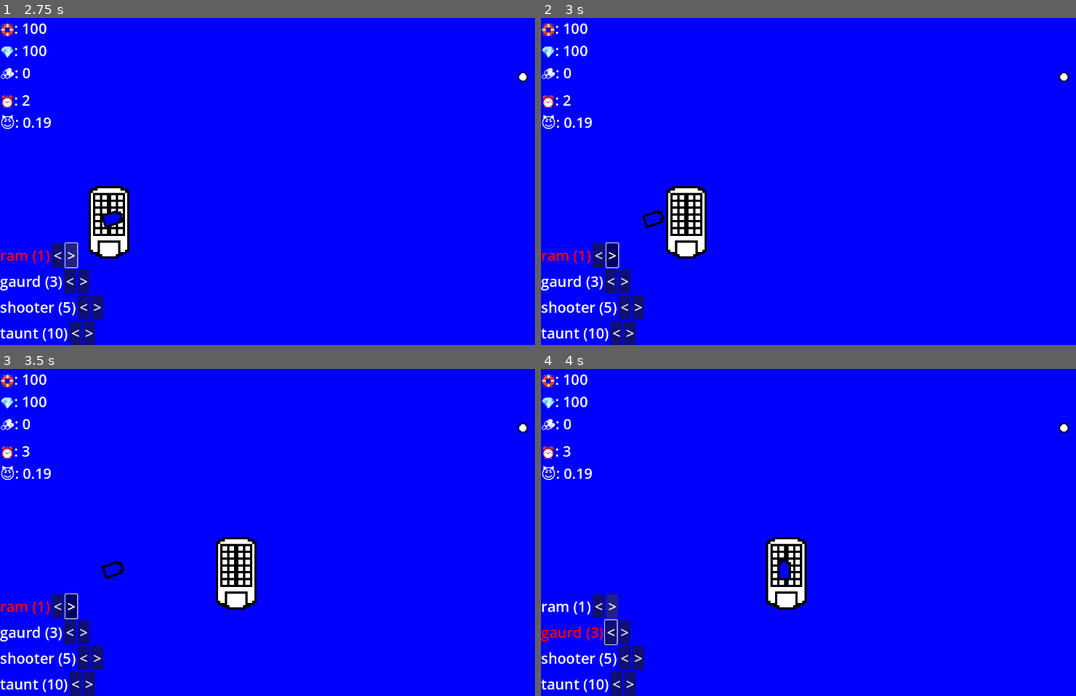
Above: before the commit, frames 1-4 (two rows, left to right).
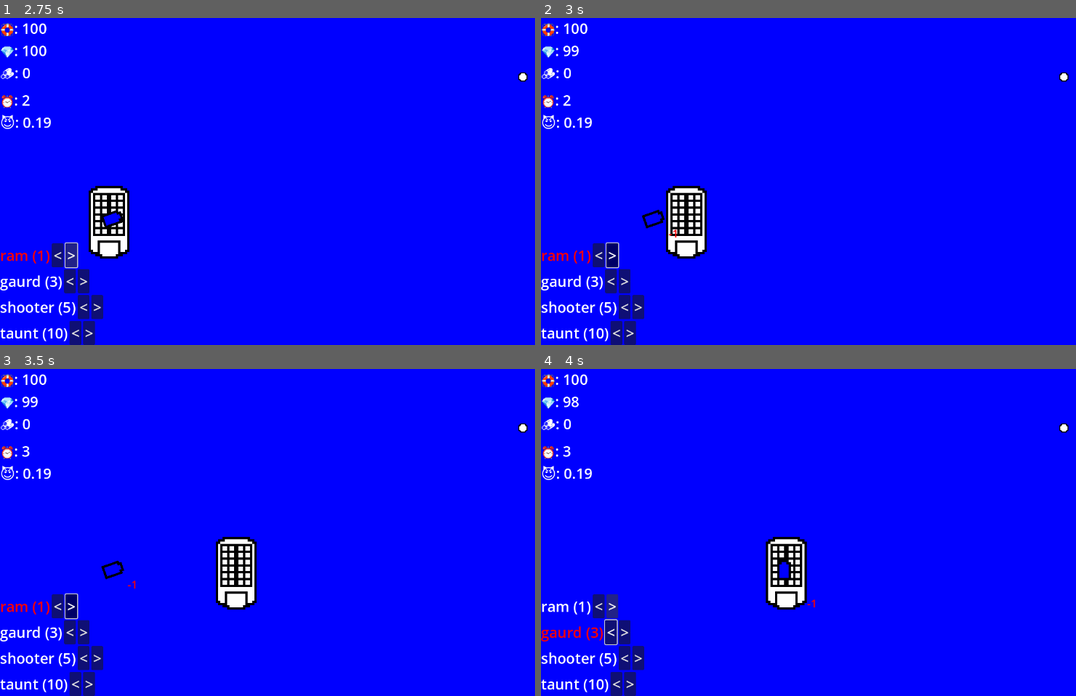
Above: after the commit, the same moments.

Repository: JoeyShapiro/ContainerCaptain
Game: Godot game, scene res://main.tscn
The game is run twice, just before and just after one commit, with the same random seed, the same clock (stepped at 60 frames per second) and the same inputs.
Inputs:
- Up to frame 1 (2.75 s): click "New Game" at 0.5 s; click "<" at 1.25 s; click ">" at 2 s
- Up to frame 2 (3 s): hold D (move_right) from 2.78 s (still down); hold Space (shoot) from 2.78 s (still down)
- Up to frame 3 (3.5 s): keep holding D (move_right); keep holding Space (shoot)
- Up to frame 4 (4 s): release D (move_right) at 3.53 s; release Space (shoot) at 3.53 s; hold Down (menu_down) from 3.53 s (still down); tap Space (shoot) at 3.6 s

Frame 1 is identical in both runs. In frame 2, 0.1% of the frame differs, in the area x 4-26%, y 8-68%; in frame 3, 0.1%; in frame 4, 0.1%, in the area x 4-52%, y 8-73%.
Error before the commit: Invalid access of index '0' on a base object of type: 'Array[Node]'. (res://main.gd:151)
Error after the commit: Invalid access of index '0' on a base object of type: 'Array[Node]'. (res://main.gd:148)

Commit message:
damage number on rent

Diff:
--- a/main.gd
+++ b/main.gd
@@ -2,7 +2,6 @@
 
 @export var mob_scene: PackedScene
 @export var droneRam_scene : PackedScene
-@export var damnum_scene : PackedScene
 @export var drone_options : Array[Dictionary]
 
 @export var sfx_collect_gold : AudioStream
@@ -30,6 +29,7 @@
   - stop moving or soemthing
 - damage numbers -
   - numbers of rent
+  - numbers between player and enemy (rotation)
 """
 
 # Called when the node enters the scene tree for the first time.
@@ -129,9 +129,6 @@
 
 func _on_player_hit():
 	$Hud.display_stats($Player.hull, $Player.gold, $Player.resources)
-	var damnum = damnum_scene.instantiate()
-	damnum.set_text($Player.position, 1)
-	add_child(damnum)
 
 func _on_player_stat_change():
 	$Hud.display_stats($Player.hull, $Player.gold, $Player.resources)
--- a/main.tscn
+++ b/main.tscn
@@ -1,11 +1,10 @@
-[gd_scene load_steps=11 format=3 uid="uid://daojnt5ue41f"]
+[gd_scene load_steps=10 format=3 uid="uid://daojnt5ue41f"]
 
 [ext_resource type="Script" path="res://main.gd" id="1_45dk6"]
 [ext_resource type="PackedScene" uid="uid://c1dggx807wm0g" path="res://player.tscn" id="1_ijd0x"]
 [ext_resource type="PackedScene" uid="uid://bwnudvv2w1r8r" path="res://pirateRam.tscn" id="2_iel74"]
 [ext_resource type="PackedScene" uid="uid://6mt6cmpr15eb" path="res://droneRam.tscn" id="3_8t2rh"]
 [ext_resource type="PackedScene" uid="uid://rw5ec1cqiwvk" path="res://hud.tscn" id="4_8pyms"]
-[ext_resource type="PackedScene" uid="uid://e0yn3fuglkq7" path="res://damage_number.tscn" id="4_oooah"]
 [ext_resource type="Shader" path="res://water.gdshader" id="5_7aeye"]
 [ext_resource type="PackedScene" uid="uid://cn86sp774x3y4" path="res://menu.tscn" id="7_vxl73"]
 
@@ -23,7 +22,6 @@
 script = ExtResource("1_45dk6")
 mob_scene = ExtResource("2_iel74")
 droneRam_scene = ExtResource("3_8t2rh")
-damnum_scene = ExtResource("4_oooah")
 
 [node name="Player" parent="." instance=ExtResource("1_ijd0x")]
 
--- a/player.gd
+++ b/player.gd
@@ -8,6 +8,8 @@
 @export var max_gold = 100 # energy
 @export var resources = 0 # TODO should i swap these or something
 @export var bullet_scene : PackedScene
+# TODO i guess it can go here
+@export var damnum_scene : PackedScene
 
 var hull
 var gold
@@ -61,6 +63,10 @@
 	hit.emit()
 	hull -= damage
 	stat_change.emit()
+
+	var damnum = damnum_scene.instantiate()
+	damnum.set_text(position, damage)
+	add_child(damnum)
 
 	if hull <= 0:
 		destroy.emit()
@@ -117,5 +123,10 @@
 	for drone in drones:
 		if gold - drone.cost > 0:
 			gold -= drone.cost
+			stat_change.emit()
+
+			var damnum = damnum_scene.instantiate()
+			damnum.set_text(drone.position, -drone.cost)
+			add_child(damnum)
 		else:
 			drone.on_destroy()
--- a/player.tscn
+++ b/player.tscn
@@ -1,8 +1,9 @@
-[gd_scene load_steps=6 format=3 uid="uid://c1dggx807wm0g"]
+[gd_scene load_steps=7 format=3 uid="uid://c1dggx807wm0g"]
 
 [ext_resource type="Script" path="res://player.gd" id="1_uaiom"]
 [ext_resource type="Texture2D" uid="uid://dpbvgo00e1uty" path="res://freighter.png" id="2_o0l43"]
 [ext_resource type="PackedScene" uid="uid://cibem5vqpeyps" path="res://bullet.tscn" id="2_rmgub"]
+[ext_resource type="PackedScene" uid="uid://e0yn3fuglkq7" path="res://damage_number.tscn" id="3_qliqx"]
 
 [sub_resource type="SpriteFrames" id="SpriteFrames_uaig3"]
 animations = [{
@@ -29,6 +30,7 @@
 collision_mask = 11
 script = ExtResource("1_uaiom")
 bullet_scene = ExtResource("2_rmgub")
+damnum_scene = ExtResource("3_qliqx")
 metadata/_edit_group_ = true
 
 [node name="AnimatedSprite2D" type="AnimatedSprite2D" parent="."]
